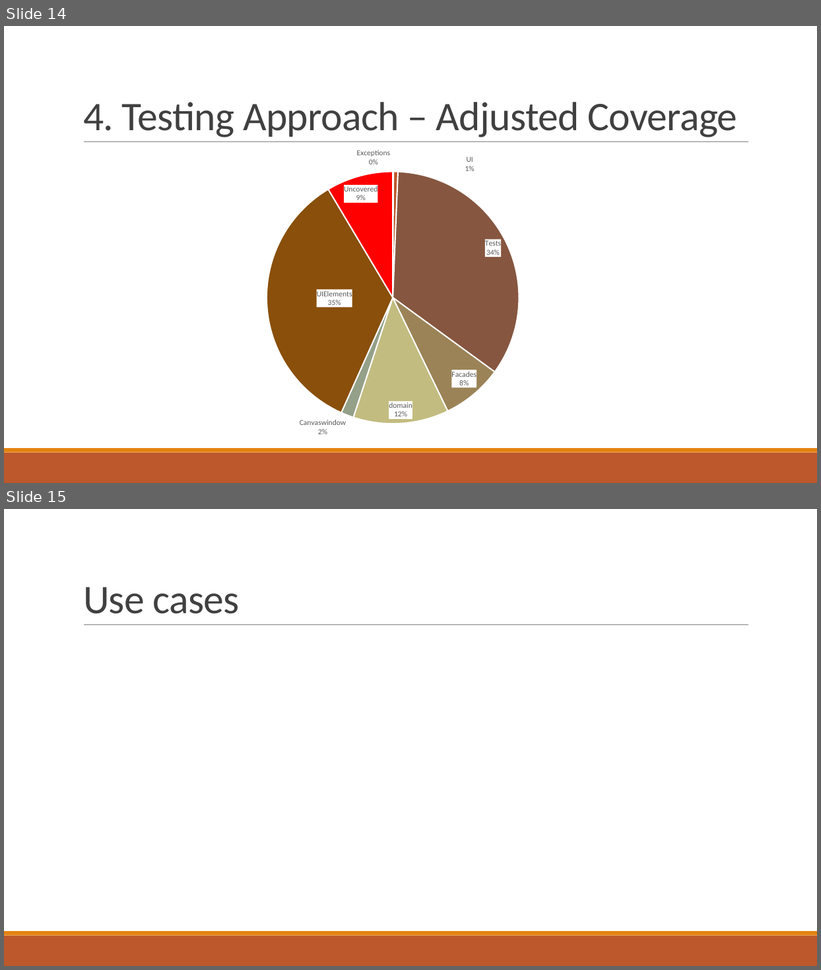
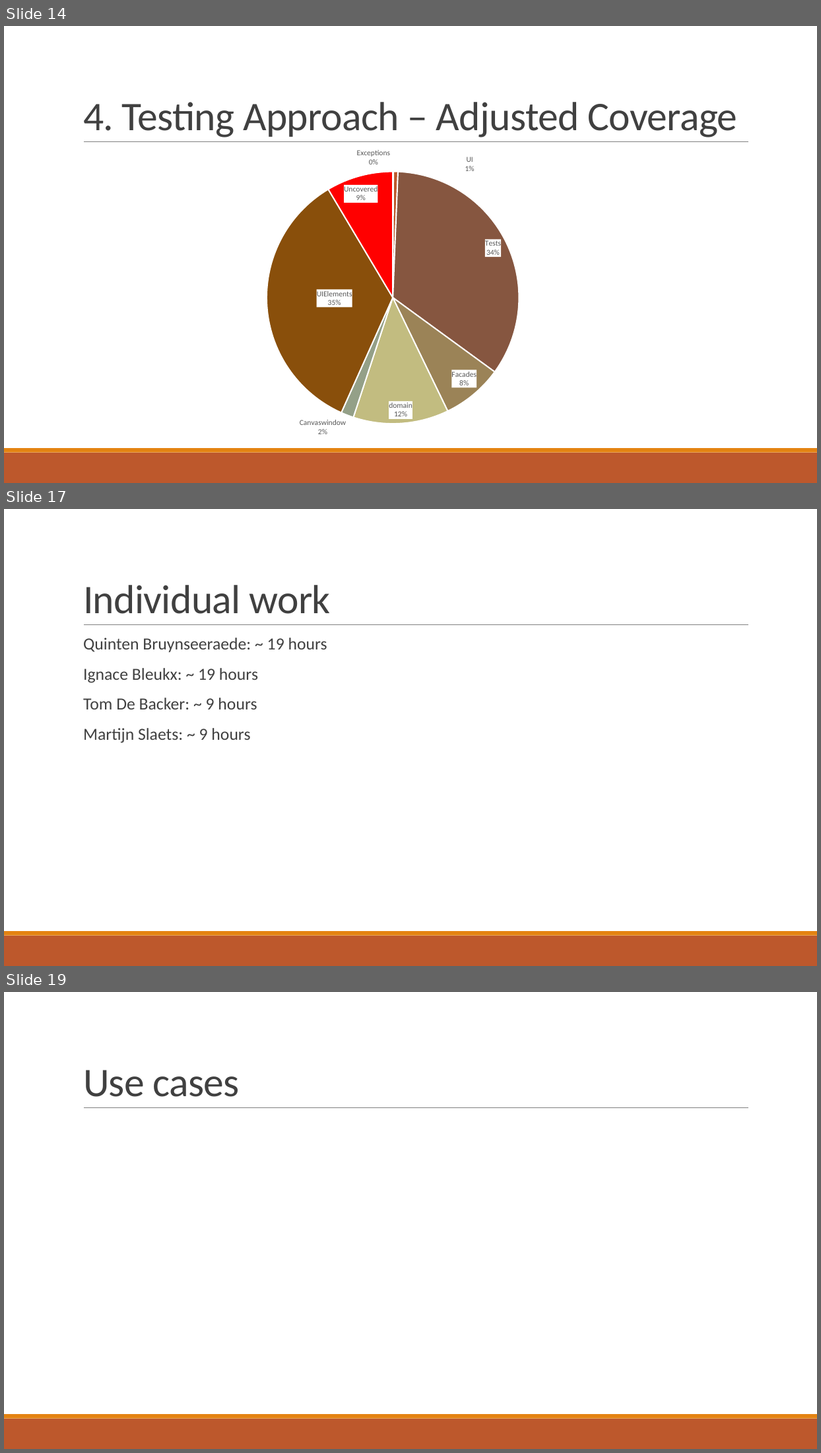
Before and after one commit to IgnaceBleukx/Software-Ontwerp, a slide deck: Presentaties/Iteration1.pptx. Shown one above the other, each under a label of ours: slides 14 and 15 before the commit, slides 14, 17 and 19 after it; the slides between them are not shown. The pictures are 821x970 and 821x1453 pixels, drawn with LibreOffice and Linux fonts; fonts in the diff are those of the drawing. Boxes give left, top, right and bottom in pixels: in the first picture for what was removed or moved away, otherwise in the second. Text is boxed around its words. In the diff, an @@ line names an element or a change of style, - is before the commit and + after.

```diff
--- a/Presentaties/Iteration1.pptx
+++ b/Presentaties/Iteration1.pptx
@@ slide 17 added at bbox=[4, 509, 817, 966], background #FFFFFF; not listed: 3 template elements that a slide beside it also shows @@
@@ title added at bbox=[83, 585, 330, 614], 48 pt, text #404040 @@
+Individual work
@@ text added at bbox=[83, 638, 327, 743], 20 pt, text #404040 @@
+  Quinten Bruynseeraede: ~ 19 hours
+  Ignace Bleukx: ~ 19 hours
+  Tom De Backer: ~ 9 hours
+  Martijn Slaets: ~ 9 hours
@@ what was slide 15 is now slide 19 @@
```
Also in this commit, not shown: 3 other slides added.
